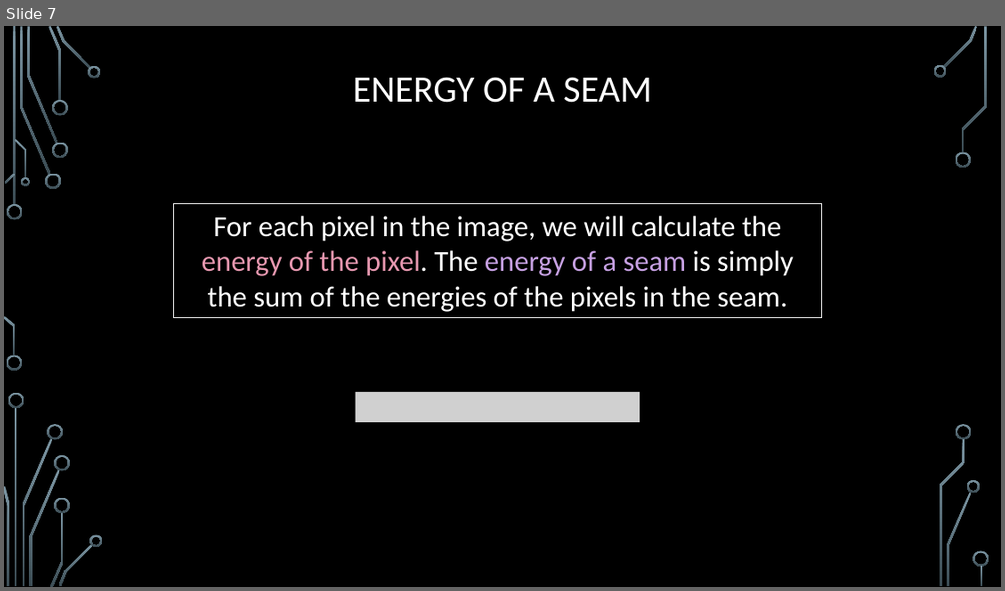
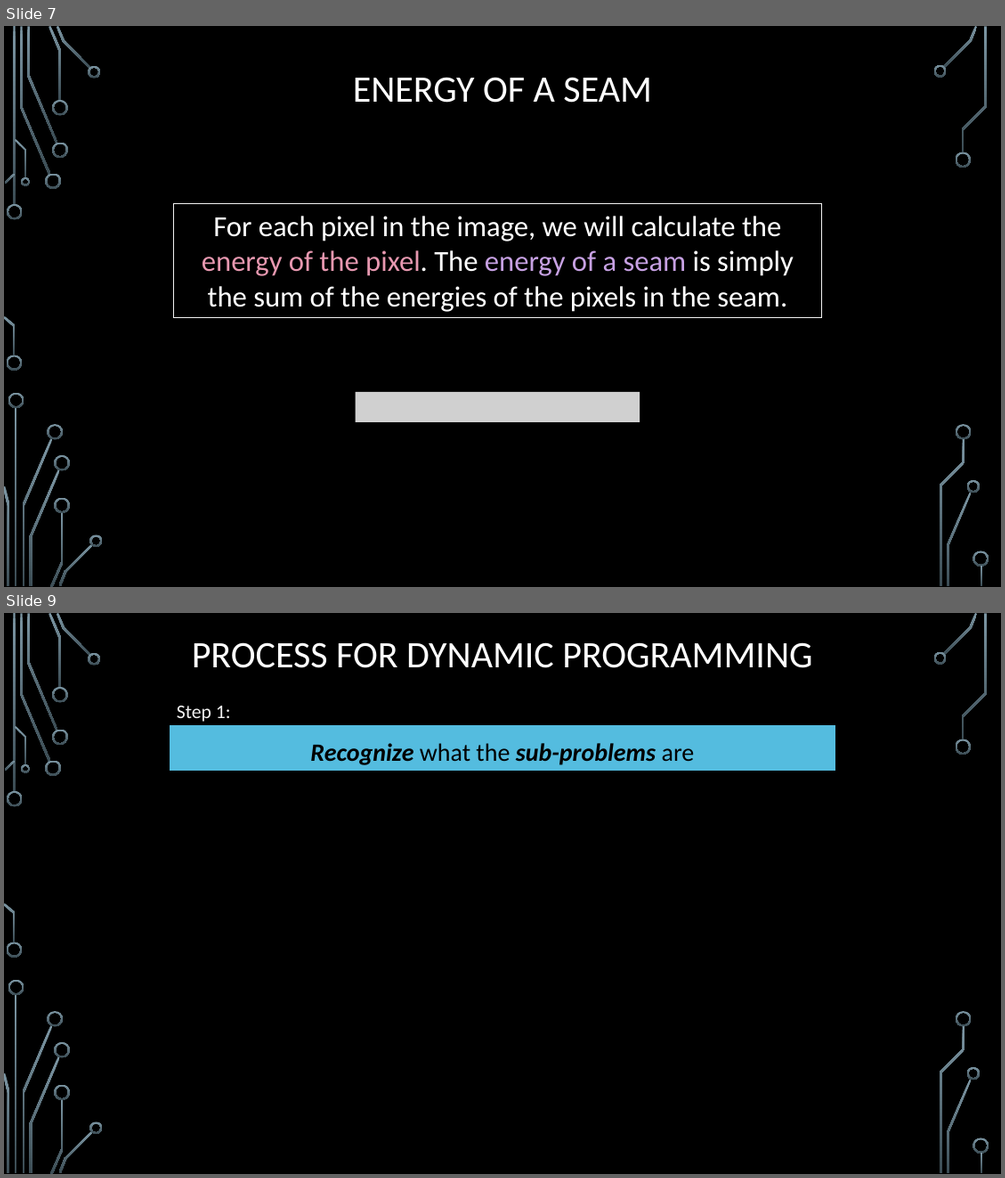
Before and after one commit to markfloryan/dsa2, a slide deck: slides/05-6-SeamCarving.pptx. Shown one above the other, each under a label of ours: slide 7 before the commit, slides 7 and 9 after it; the slides between them are not shown. The pictures are 1005x591 and 1005x1178 pixels, drawn with LibreOffice and Linux fonts; fonts in the diff are those of the drawing; grey boxes stand for pictures; background and template pictures are left out. Boxes give left, top, right and bottom in pixels: in the first picture for what was removed or moved away, otherwise in the second. Text is boxed around its words. In the diff, an @@ line names an element or a change of style, - is before the commit and + after.

```diff
--- a/slides/05-6-SeamCarving.pptx
+++ b/slides/05-6-SeamCarving.pptx
@@ slide 9 added at (4, 613, 1001, 1174), background picture (left out); not listed: 36 template elements that a slide beside it also shows @@
@@ title added at (192, 642, 812, 668), 36 pt, text #FFFFFF @@
+PROCESS FOR DYNAMIC PROGRAMMING
@@ text added at (177, 706, 231, 722), 18.6 pt, text #F2F2F2 @@
+Step 1:
@@ rectangle added at (170, 725, 836, 771), fill #54BCDF, outline #000000 0.75 pt, 24 pt, text #000000, bold, italic @@
+Recognize what the sub-problems are
```
Also in this commit, not shown: 1 slide changed, 16 other slides added, 8 other files.
